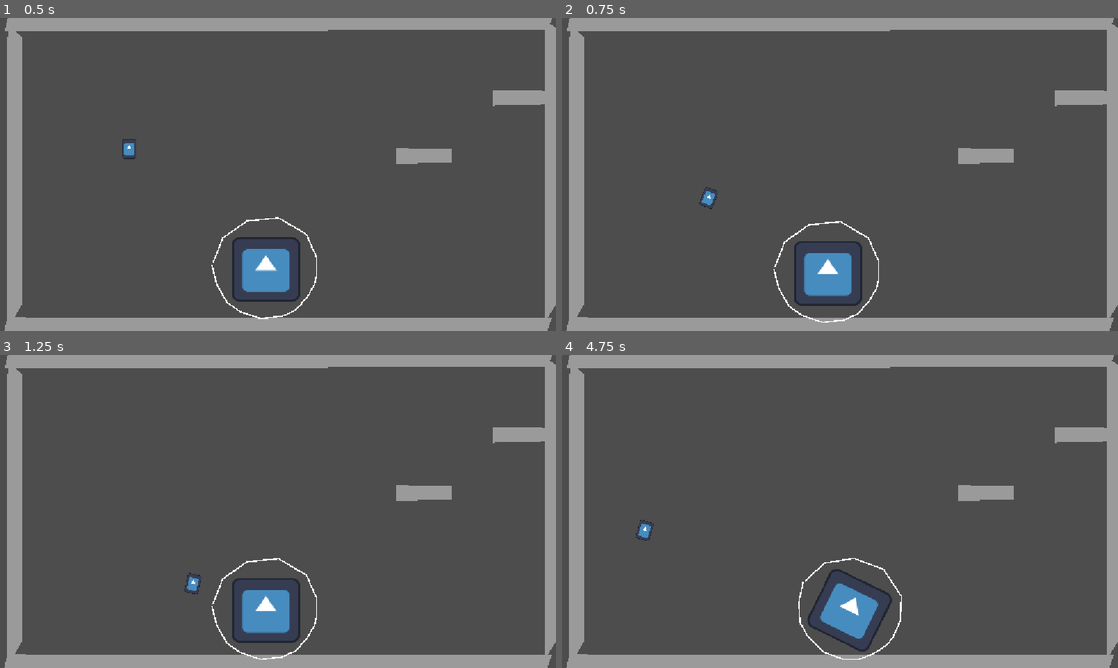
Above: before the commit, frames 1-4 (two rows, left to right).
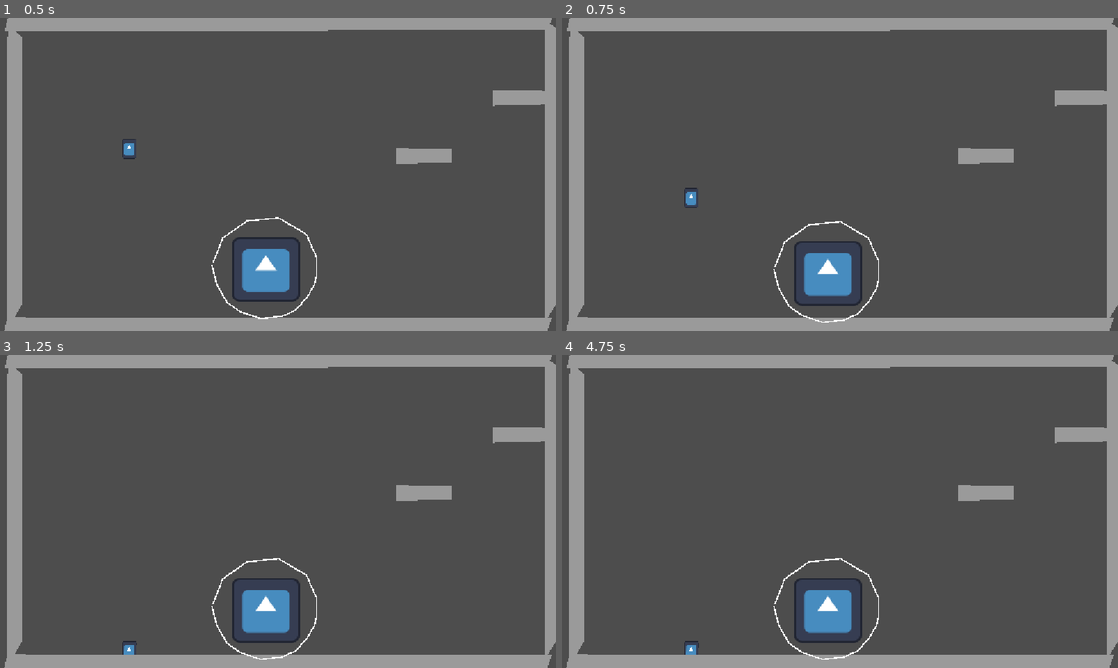
Above: after the commit, the same moments.

Repository: TAL-Trent/SSJamF2026
Game: Godot game, scene res://Test Scene.tscn
Two runs of this game, one before a commit and one after it. Both use one fixed random seed, a clock stepped at 60 frames per second and the inputs below. The engine's default icon, where the game draws it, is replaced by a stand-in: a white triangle on a blue panel in a dark square.
Inputs:
- Up to frame 1 (0.5 s): no input
- Up to frame 2 (0.75 s): hold Right (right) from 0.53 s (still down)
- Up to frame 3 (1.25 s): keep holding Right (right); tap Space (jump) at 0.77 s
- Up to frame 4 (4.75 s): release Right (right) at 1.28 s; hold Left (left) 1.28-2.03 s; tap Space (jump) at 1.52, 3.02, 3.77, 4.52 s; tap Enter at 2 s; hold Right (right) 2.03-3.53 s; hold Left (left) from 3.53 s (still down)

Frame 1 is identical in both runs. In frame 2, 0.2% of the frame differs, in the area x 22-28%, y 54-62%; in frame 3, 0.2%; in frame 4, 2.4%, in the area x 13-62%, y 52-98%.
Error after the commit: Cannot call method 'apply_impulse' on a null value. (res://Test)

Commit message:
fixed issue where main scene was bound to testing script

Diff:
--- a/jank/Test Scene Dev Trent.tscn
+++ b/jank/Test Scene Dev Trent.tscn
@@ -1,6 +1,6 @@
 [gd_scene format=3 uid="uid://v1as2l624s3i"]
 
-[ext_resource type="Script" uid="uid://cug0bi0ldored" path="res://Test Scene Script.gd" id="1_jkau5"]
+[ext_resource type="Script" uid="uid://bgy5kqo7khjtv" path="res://Test Scene Script dev trent.gd" id="1_jkau5"]
 [ext_resource type="Texture2D" uid="uid://dy56y0s7l3b3y" path="res://icon.svg" id="2_h7ysx"]
 
 [sub_resource type="CircleShape2D" id="CircleShape2D_cxiam"]
@@ -18,9 +18,8 @@
 [sub_resource type="CircleShape2D" id="CircleShape2D_oym00"]
 radius = 205.4069
 
-[node name="Node2D" type="Node2D" unique_id=965193724 node_paths=PackedStringArray("Player")]
+[node name="Node2D" type="Node2D" unique_id=965193724]
 script = ExtResource("1_jkau5")
-Player = NodePath("Player")
 
 [node name="Player" type="RigidBody2D" parent="." unique_id=272158072]
 position = Vector2(268, 187)
--- a/jank/Test Scene.tscn
+++ b/jank/Test Scene.tscn
@@ -18,9 +18,8 @@
 [sub_resource type="CircleShape2D" id="CircleShape2D_oym00"]
 radius = 205.4069
 
-[node name="Node2D" type="Node2D" unique_id=965193724 node_paths=PackedStringArray("Player")]
+[node name="Node2D" type="Node2D" unique_id=965193724]
 script = ExtResource("1_ykvvg")
-Player = NodePath("Player")
 
 [node name="Player" type="RigidBody2D" parent="." unique_id=272158072]
 position = Vector2(268, 187)
